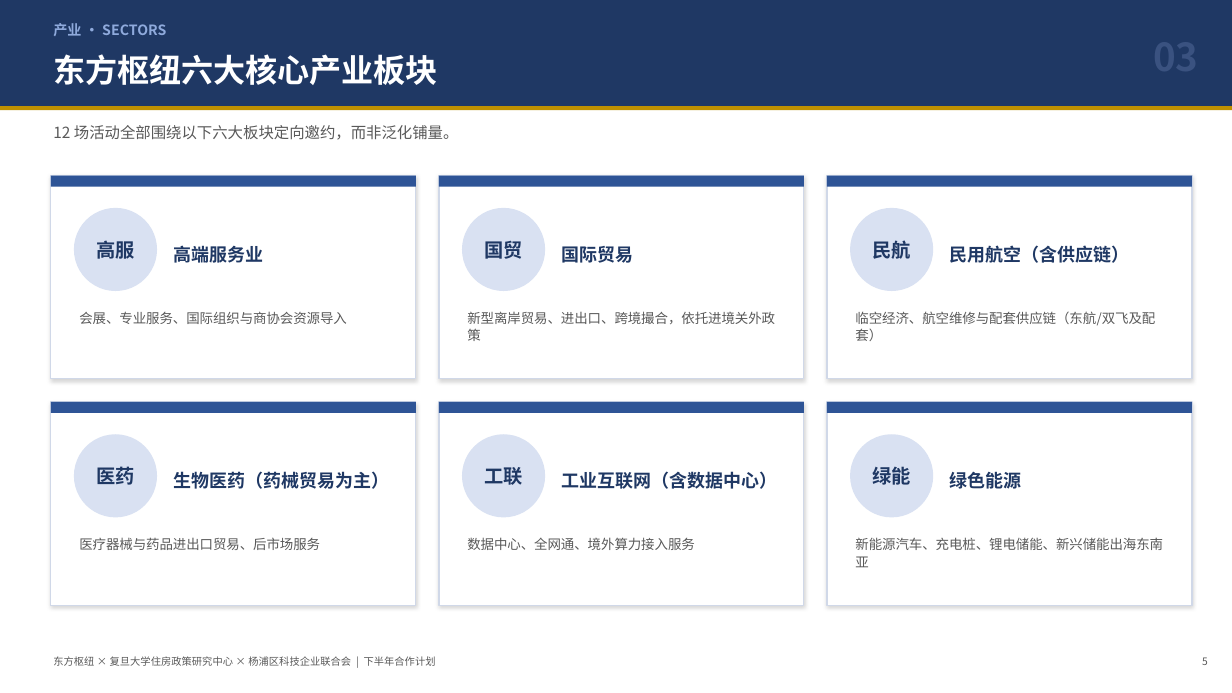
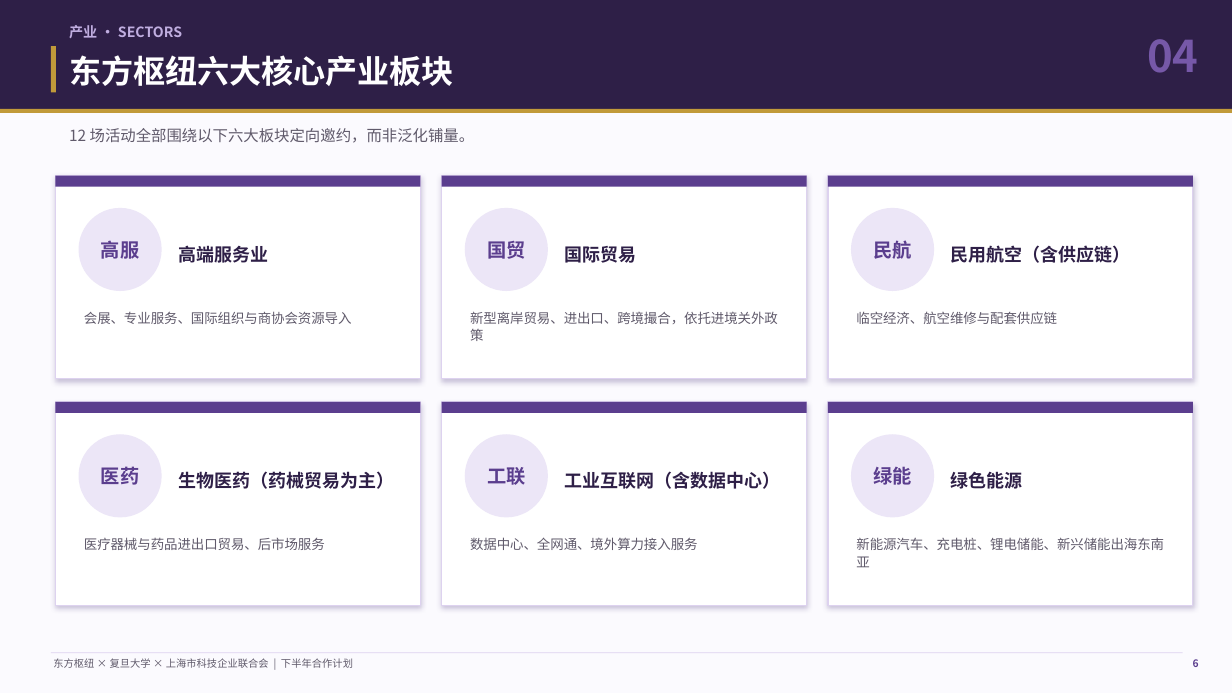
Before and after one commit to hujigang2010-maker/AIDEN, a slide deck: slide 6 of 东方枢纽三方合作计划_汇报PPT.pptx (slide 5 before the commit). Drawn at 1232x693 pixels with LibreOffice and Linux fonts; fonts in the diff are those of the drawing. Boxes give left, top, right and bottom in pixels: in the first picture for what was removed or moved away, otherwise in the second. Text is boxed around its words. In the diff, an @@ line names an element or a change of style, - is before the commit and + after.

```diff
--- a/东方枢纽三方合作计划_汇报PPT.pptx
+++ b/东方枢纽三方合作计划_汇报PPT.pptx
@@ rectangle at <box>0,0,1232,109</box>: fill #1F3864 to #2E1F47 @@
@@ rectangle added at <box>0,0,1232,693</box>, fill #FBFAFE @@
@@ text "产业 · SECTORS": place and size @@
-text "产业 · SECTORS" at <box>53,23,166,36</box>
+text "产业 · SECTORS" at <box>69,25,182,38</box>
@@ text "产业 · SECTORS" at <box>69,25,182,38</box>: text colour #8FAADC to #C0AEE0 @@
@@ rectangle added at <box>51,46,56,92</box>, fill #C19A3A @@
@@ text "东方枢纽六大核心产业板块": place and size @@
-text "东方枢纽六大核心产业板块" at <box>53,54,437,85</box>
+text "东方枢纽六大核心产业板块" at <box>69,55,453,86</box>
@@ text added at <box>1147,39,1198,73</box>, 34 pt, text #7658A8, bold @@
+04
@@ rectangle at <box>0,109,1232,113</box>: fill #BF9000 to #C19A3A @@
@@ text colour #595959 to #605A6B in 6 elements at <box>856,537,1164,568</box>, <box>470,311,778,341</box>, <box>470,537,697,550</box>, <box>84,311,352,324</box>, <box>84,537,325,550</box>, <box>69,128,475,143</box> @@
@@ text "12 场活动全部围绕以下六大板块定向邀约，而非泛化铺量。": place and size @@
-text "12 场活动全部围绕以下六大板块定向邀约，而非泛化铺量。" at <box>53,125,459,140</box>
+text "12 场活动全部围绕以下六大板块定向邀约，而非泛化铺量。" at <box>69,128,475,143</box>
@@ text at <box>856,312,1057,324</box>: text changed; text colour #595959 to #605A6B @@
-临空经济、航空维修与配套供应链（东航/双飞及配套）
+临空经济、航空维修与配套供应链
@@ outline #D0D8E8 1 pt to #DDD2EF 1 pt in 6 elements at <box>828,176,1193,379</box>, <box>828,402,1193,605</box>, <box>442,176,807,379</box>, <box>442,402,807,605</box>, <box>55,176,421,379</box>, <box>55,402,421,605</box> @@
@@ fill #2E5496 to #5B3E8E in 6 elements at <box>828,176,1193,187</box>, <box>828,402,1193,413</box>, <box>442,176,807,187</box>, <box>442,402,807,413</box>, <box>55,176,421,187</box>, <box>55,402,421,413</box> @@
@@ text colour #1F3864 to #5B3E8E in 6 elements at <box>873,240,911,259</box>, <box>873,467,911,485</box>, <box>487,467,525,485</box>, <box>487,241,525,259</box>, <box>101,241,139,259</box>, <box>101,466,139,485</box> @@
@@ fill #D9E1F2 to #ECE6F7 in 6 elements at <box>851,208,934,291</box>, <box>851,434,934,518</box>, <box>465,434,548,518</box>, <box>465,208,548,291</box>, <box>79,208,162,291</box>, <box>79,434,162,518</box> @@
@@ 4 rectangles, 2 ellipses: place and size @@
-4 rectangles, 2 ellipses at <box>51,176,416,605</box>
+4 rectangles, 2 ellipses at <box>55,176,421,605</box>
@@ text colour #1F3864 to #2E1F47 in 6 elements at <box>951,245,1131,263</box>, <box>951,472,1023,489</box>, <box>564,246,636,263</box>, <box>564,471,780,489</box>, <box>178,246,268,263</box>, <box>178,471,394,489</box> @@
@@ rectangle added at <box>51,653,1183,653</box>, fill #DDD2EF @@
@@ text at <box>53,658,353,668</box>: text changed; text colour #595959 to #605A6B @@
-东方枢纽 × 复旦大学住房政策研究中心 × 杨浦区科技企业联合会 | 下半年合作计划
+东方枢纽 × 复旦大学 × 上海市科技企业联合会 | 下半年合作计划
@@ text added at <box>1193,659,1199,667</box>, 8 pt, text #5B3E8E, bold @@
+6
@@ text removed at <box>1202,657,1208,665</box> @@
-5
```
Also in this commit, not shown: 16 other slides changed, 1 slide added, 5 other files.
